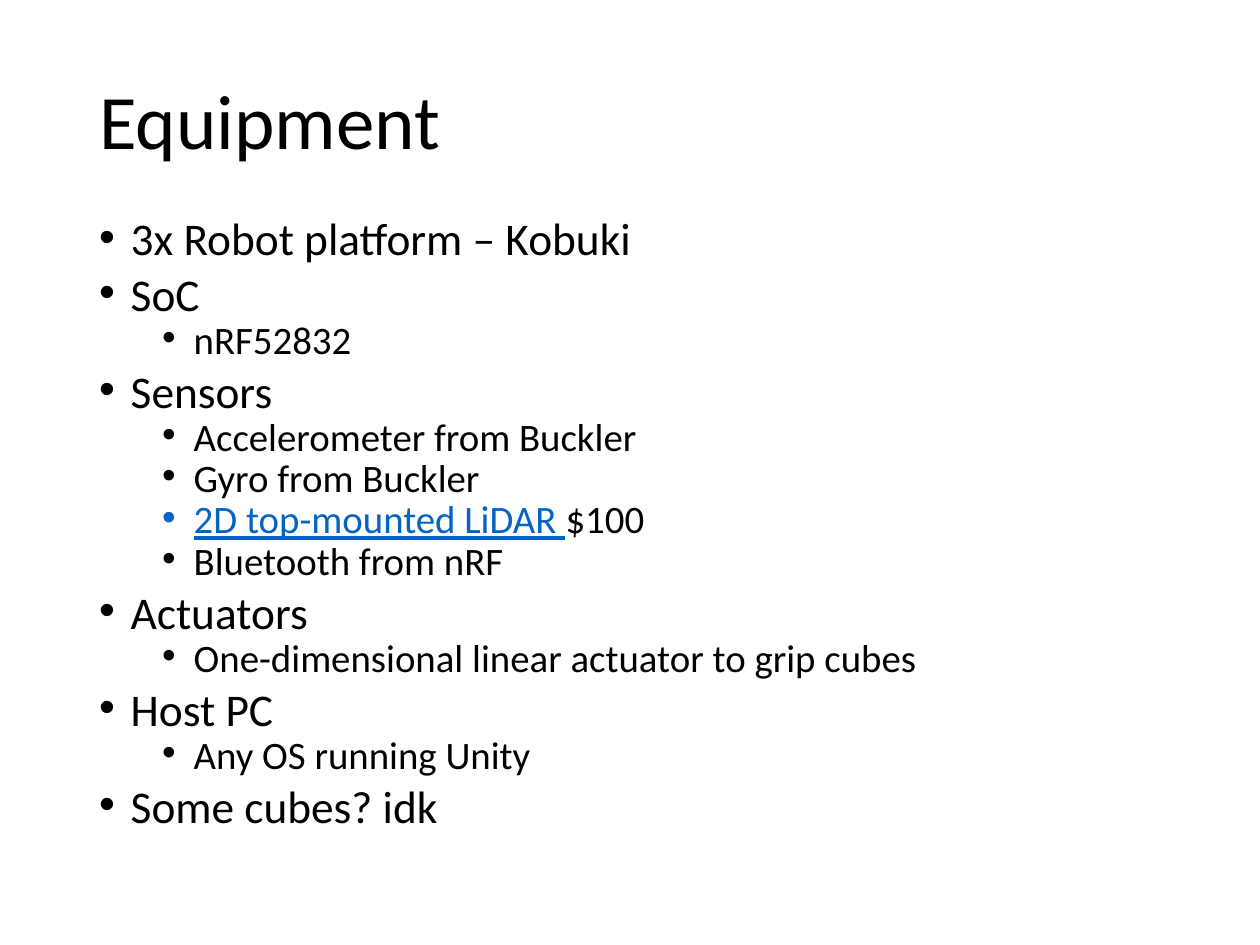
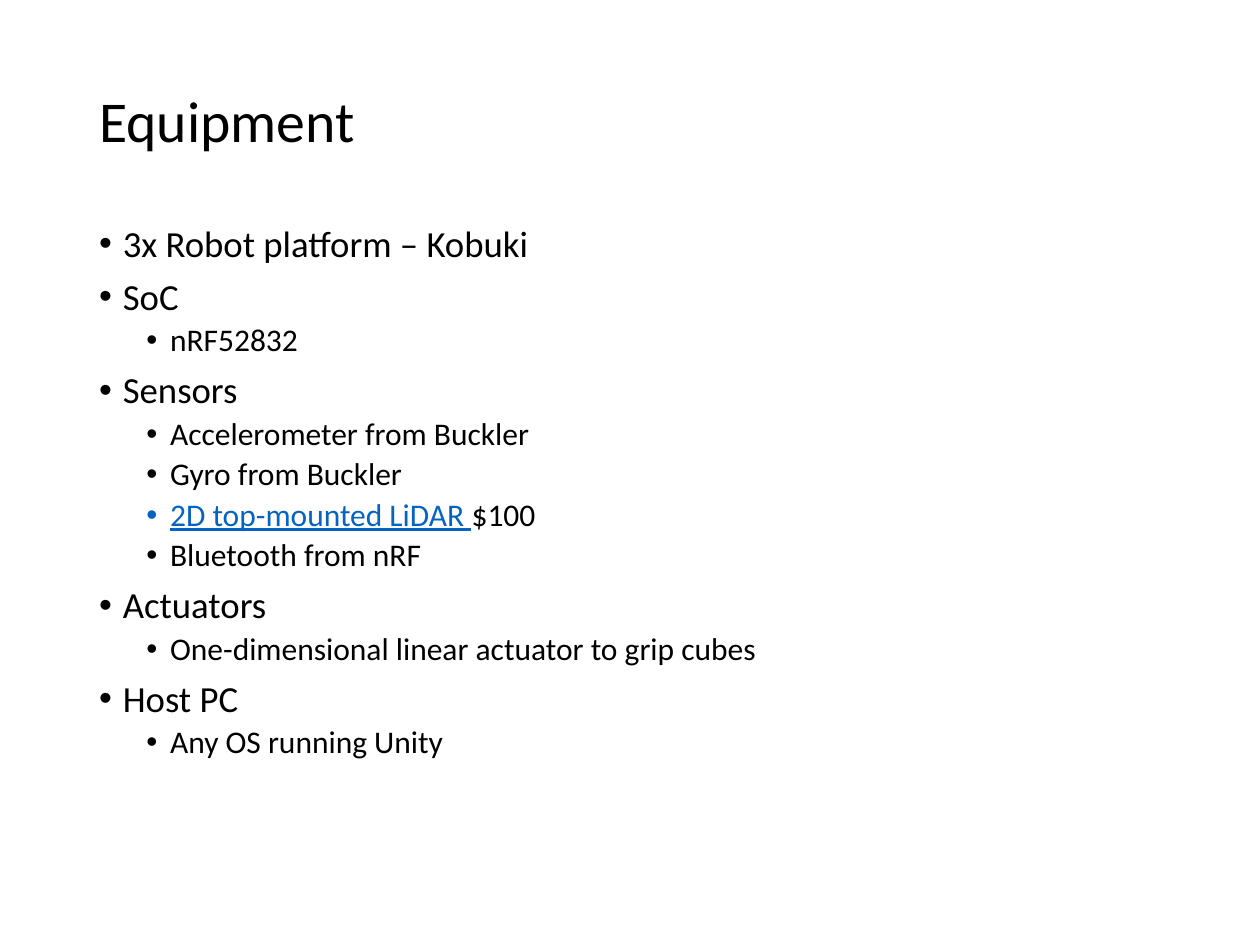
Before and after one commit to gestalt-arch/gestalt-arch, a slide deck: slide 11 of docs/project-spec.pptm (slide 10 before the commit). Drawn at 1260x945 pixels with LibreOffice and Linux fonts; fonts in the diff are those of the drawing. Boxes give left, top, right and bottom in pixels: in the first picture for what was removed or moved away, otherwise in the second. Text is boxed around its words. In the diff, an @@ line names an element or a change of style, - is before the commit and + after.

```diff
--- a/docs/project-spec.pptm
+++ b/docs/project-spec.pptm
@@ title "Equipment" at [99,102,354,152]: size 44 to 33 pt @@
@@ text "3x Robot platform – Kobuki" at [123,231,755,759]: size 25.9 to 21 pt in "3x Robot platform – Kobuki", "SoC", "Sensors", "Actuators" and 1 more places; size 22.2 to 18 pt in "nRF52832", "Accelerometer from Buckler", "Gyro from Buckler", "2D top-mounted LiDAR $100" and 3 more places; indent changed; line spacing 0.7 to 0.9; less space between paragraphs @@
@@ text at [131,791,438,824]: paragraph removed @@
-• Some cubes? idk
```
Also in this commit, not shown: 8 other slides changed, 1 slide added, 1 other file.
